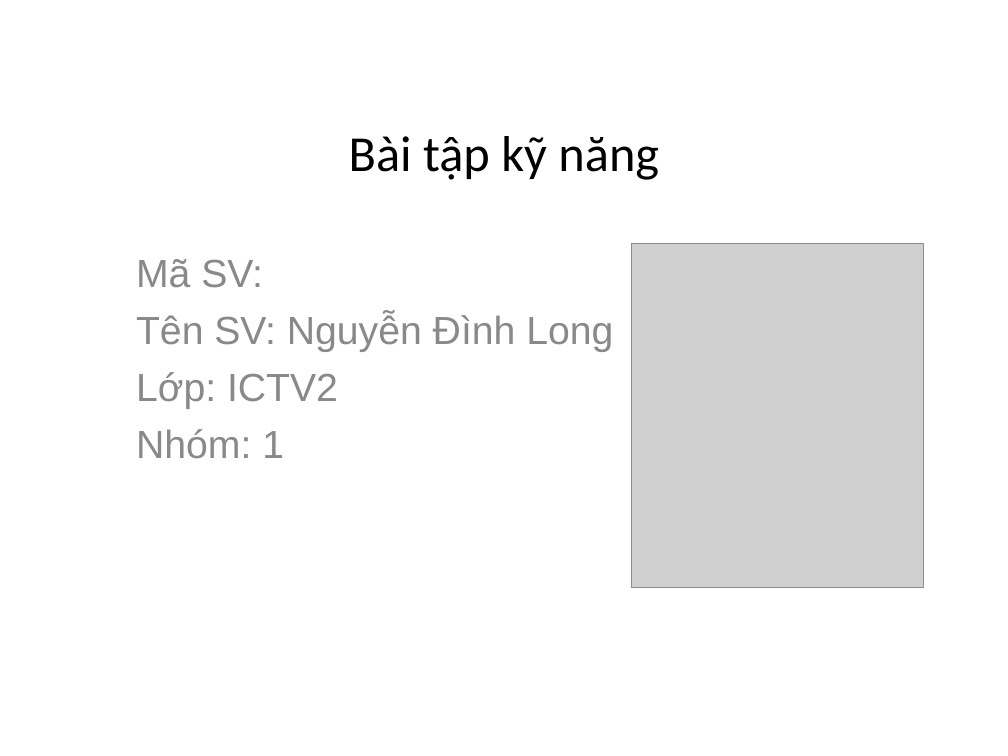
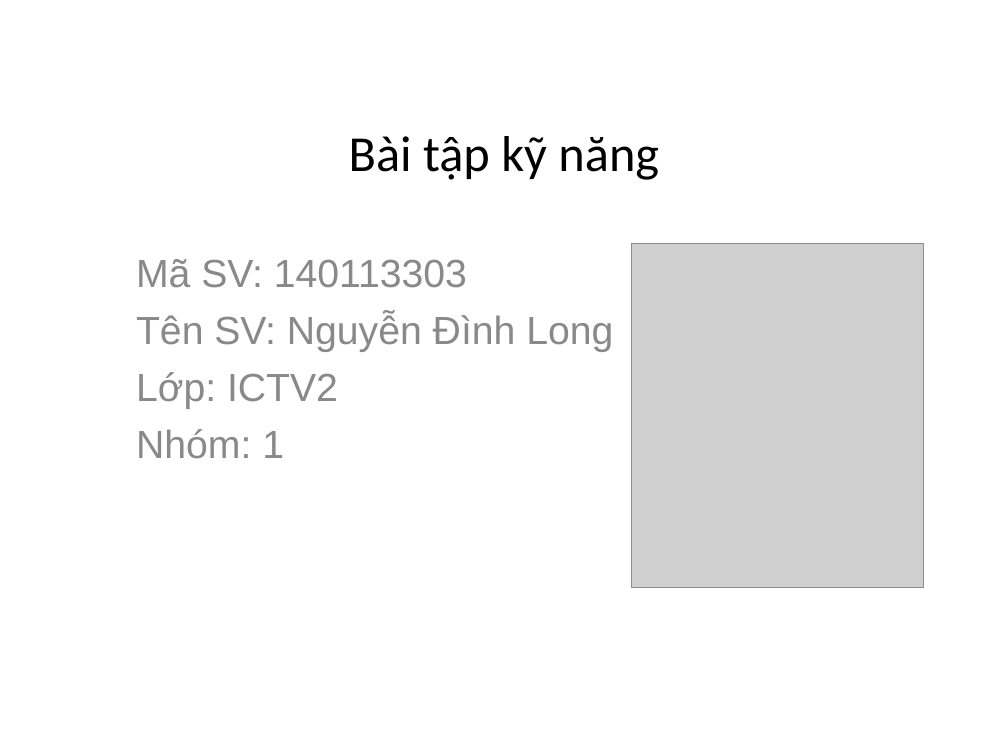
Before and after one commit to ndlongit/longnd-data, a slide deck: slide 1 of Temp/Bai tap ky nang - NDL.ppt. Drawn at 1008x756 pixels with LibreOffice and Linux fonts; fonts in the diff are those of the drawing; grey boxes stand for pictures. Boxes give left, top, right and bottom in pixels: in the first picture for what was removed or moved away, otherwise in the second. Text is boxed around its words. In the diff, an @@ line names an element or a change of style, - is before the commit and + after.

```diff
--- a/Temp/Bai tap ky nang - NDL.ppt
+++ b/Temp/Bai tap ky nang - NDL.ppt
@@ subtitle at bbox=[136, 259, 467, 288]: text changed @@
-Mã SV:
+Mã SV: 140113303
```
Also in this commit, not shown: 2 other slides changed, 1 slide added.
